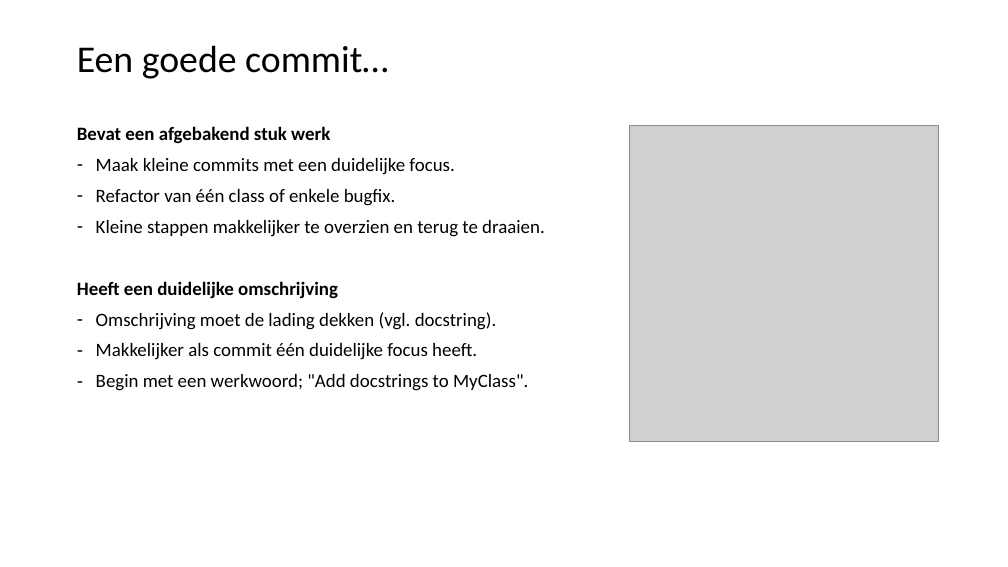
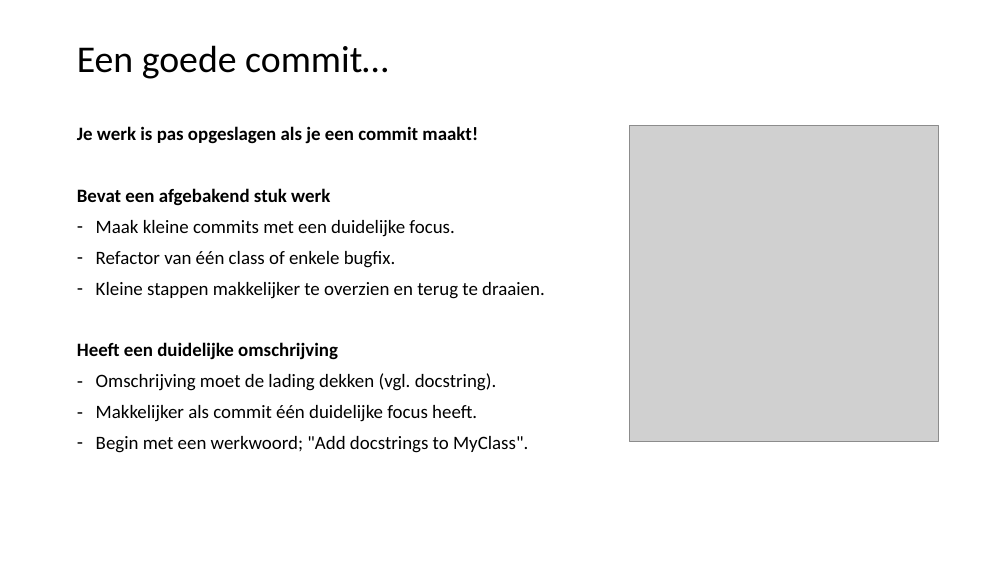
Before and after one commit to LFKoning/knowledge-sharing, a slide deck: slide 17 of git/1_basics/git_basic.pptx (slide 18 before the commit). Drawn at 1008x567 pixels with LibreOffice and Linux fonts; fonts in the diff are those of the drawing; grey boxes stand for pictures. Boxes give left, top, right and bottom in pixels: in the first picture for what was removed or moved away, otherwise in the second. Text is boxed around its words. In the diff, an @@ line names an element or a change of style, - is before the commit and + after.

```diff
--- a/git/1_basics/git_basic.pptx
+++ b/git/1_basics/git_basic.pptx
@@ text at <box>77,126,478,144</box>: paragraph added @@
+Je werk is pas opgeslagen als je een commit maakt!
```
Also in this commit, not shown: 5 other slides changed, 2 slides added, 2 other files.
